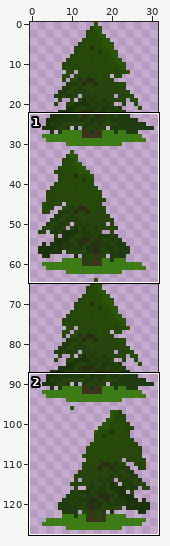
A sprite sheet gets an edit: 1GAM/Mar18-Persistence/LoggerGame/Assets/Art/Sprites/Environment/Tree1_Sway.png. Above, an overview of the earlier version with the close-up marked.
Close-up. Earlier state:
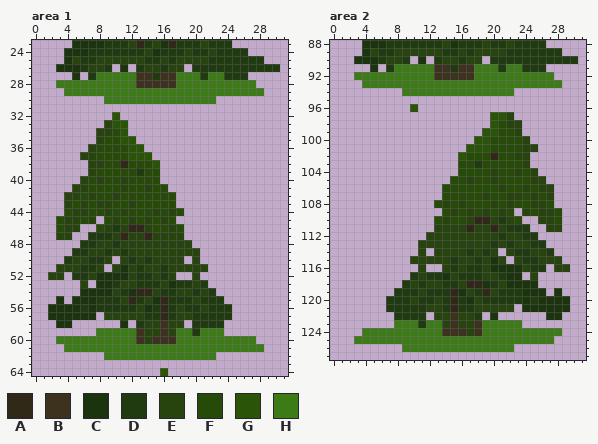
The file is 32x128 pixels. Colours within 5 levels of each other are drawn and written as one. Shown: area 1: x 0..31, y 23..64; area 2: x 0..31, y 88..127. The commit also changed other parts of the picture, which this record leaves out.
Palette (. is transparent): A #312918  B #3d321e  C #1c340e  D #203b10  E #27430e  F #264a07  G #2a5408  H #3d7b17
Once edited:
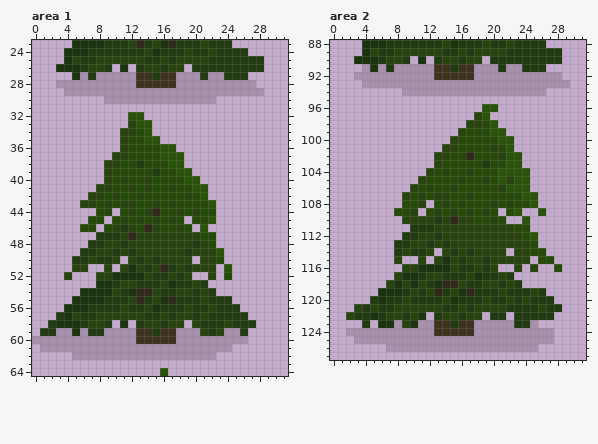
What changed:
colour H: #3d7b17 -> #00000027
Changed rows in their new state; - is a pixel that keeps its letter.
Area 1:
first column x 6:
26 -----------------------..
27 H------------------------
first column x 0:
32 ----------.-GG---------------
33 ---------...EGG--------------
34 --------...EEFG--------------
35 --------...EFFGG-------------
36 -------....EFFFFGG-----------
37 ------....EEFFFFGGG----------
38 -------..EEF-D-FFGG----------
39 -------..E---F-DFFGG---------
40 ------...E----E-FFFGG--------
41 -----...EE-FE----EFFGG-------
42 ----...-E----E----FEFG-------
43 ----..-EF--E---E-EFFFFG------
44 ----....--.FE-EA-FEFEFF------
45 ---....FF.FEFEFEFEF-FFG------
46 ---...FF.FEDEFAE-FEF-G-------
47 ---..--.--DEA-E----EEFF------
48 ------.-D-ED--------DEF------
49 -----.-D-EDED------D-EEG-----
50 ----.DDE-DE.EDED---E.EEF-----
51 ---..-E..E.ECED-AD-D--E-G----
52 --..E...EE--CCED--DE.-E-F----
53 ------.----------------------
55 ---.----C--DEADECA--DE--D----
56 --..--CD---E-DECD-DE-DE--D---
57 --.D-EDDE-------E----E---DD--
58 --D--CDEED------D---E---EDDD-
59 -DDHHCHDD-----BD-B--HEDEHHD--
60 HHH-----------B------------.-
61 -HHH---------------------....
62 -----HHHH--------------------
Area 2:
first column x 2:
 90 ---------------------------..
 91 --H-H------------------------
 92 --------------------------H--
 93 ---------------------------H-
 94 ---------------------HHHH----
 96 --------.--------GG----------
 97 ----------------EG...--------
 98 ---------------EEF-...-------
 99 --------------EFFF-G..-------
100 -------------EFFFF-GG..------
101 ------------EEFFFFE-G...-----
102 -----------EEFFA--FEGG.------
103 -----------EFF--FD--GG.------
104 ----------EFEF-E--FGGGG.-----
105 ---------EFFF-EF-EFGEGG..----
106 --------EFEF-E------GGG...---
107 -------EFEFEE--E-F--FFGG..---
108 -------FFE-------------G..---
109 ------FFE-FE-------.-G..G..--
110 -------EEEED-AE-FF-F..G-...--
111 --------DDD----E--E-EFF--..--
112 -------DDE-D-------E--FG-----
113 ------DDE-D-D-----E-E--F.----
114 ------DEDDE.-D---E-E.EEFF.---
115 ------E-.-.-CED-EDE-E-E.FF.--
116 -------EECCCCED-EDE..E.E.-F.-
117 ------ECCDEEDD-ECDDED.-.-----
118 -----ECECEDCAA-DDEEDED..-----
119 ----CCC-EDEA-E-A-DDE--DED-.--
120 ---DC--ED--DEC-DDE--E-E-DD..-
121 -EDED-EEEE---DE-----DDDDEDD.-
122 EDDCDEE-EC-D-ED-E-DD-DDDDD.--
123 --D-CC-ECH-BBDBBH----DDH-----
124 HH---------B---BH---------.--
126 -----HH--------------HHH-----
Where, in picture pixels (left, top, right, bottom), the same in both close-ups:
changed: (32, 64, 280, 360)
changed: (346, 56, 578, 352)
